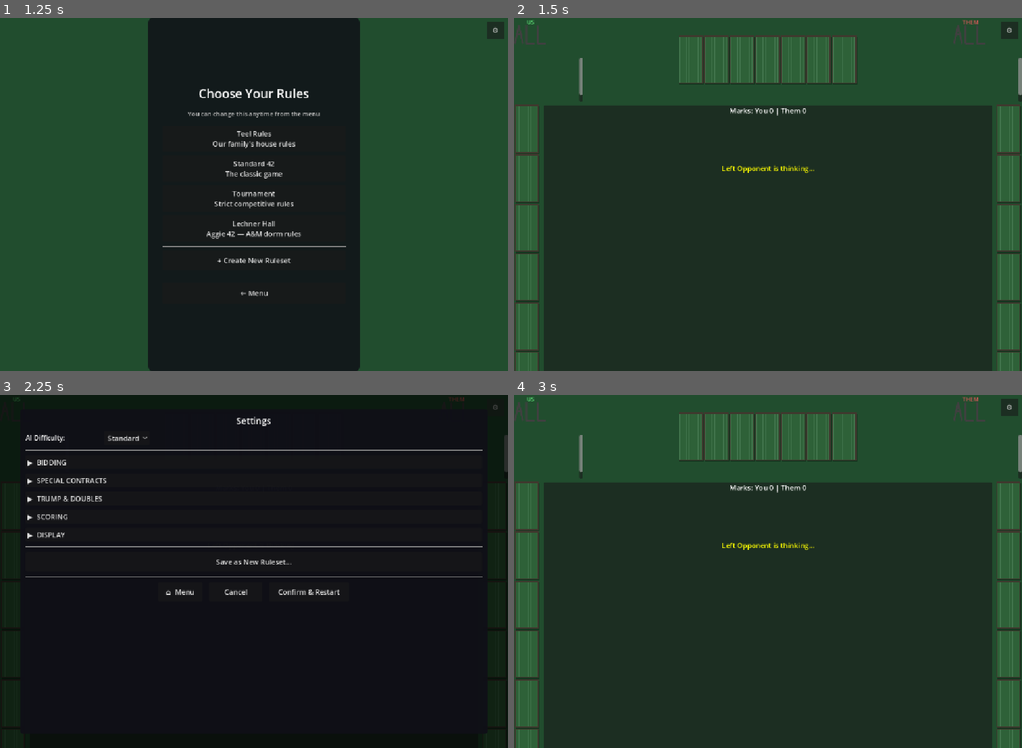
Above: before the commit, frames 1-4 (two rows, left to right).
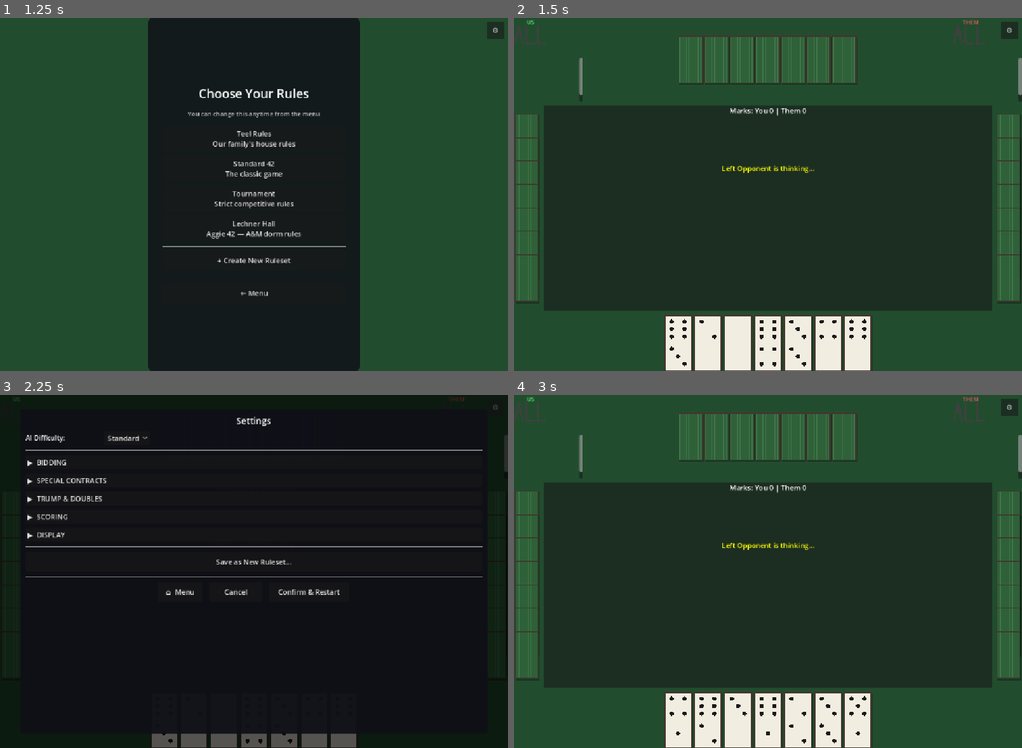
Above: after the commit, the same moments.

Repository: reddoor4123-glitch/42
Game: Godot game, scene res://control.tscn
Same seed, same stepped clock (60 frames per second), same inputs: the game is played once before the commit and once after it.
Inputs:
- Up to frame 1 (1.25 s): click "Play" at 0.5 s
- Up to frame 2 (1.5 s): click "Standard 42 The classic game" at 1.25 s
- Up to frame 3 (2.25 s): click "⚙" at 2 s
- Up to frame 4 (3 s): click "Confirm & Restart" at 2.75 s

Frame 1 is identical in both runs. In frame 2, 16% of the frame differs, in the area x 0-100%, y 24-100%; in frame 3, 1.4%; in frame 4, 16%.

Commit message:
Tune side opponent tile overlap: separation -55
Co-Authored-By: Claude Sonnet 4.6 <noreply@anthropic.com>

Diff:
--- a/game_table.gd
+++ b/game_table.gd
@@ -154,7 +154,7 @@
 	opponent_top_container = HBoxContainer.new()
 	opponent_top_container.alignment = BoxContainer.ALIGNMENT_CENTER
 	opponent_top_container.size_flags_horizontal = Control.SIZE_EXPAND_FILL
-	opponent_top_container.custom_minimum_size = Vector2(0, TILE_SMALL.y)
+	opponent_top_container.custom_minimum_size = Vector2(0, 80)
 	top_row.add_child(opponent_top_container)
 
 	# THEM side (team 1 = player 1 & 3)
@@ -389,6 +389,7 @@
 	opponent_left_container = VBoxContainer.new()
 	opponent_left_container.alignment = BoxContainer.ALIGNMENT_CENTER
 	opponent_left_container.custom_minimum_size = Vector2(60, 0)
+	opponent_left_container.add_theme_constant_override("separation", -55)
 	hbox_mid.add_child(opponent_left_container)
 
 	# Play area (center)
@@ -436,6 +437,7 @@
 	opponent_right_container = VBoxContainer.new()
 	opponent_right_container.alignment = BoxContainer.ALIGNMENT_CENTER
 	opponent_right_container.custom_minimum_size = Vector2(60, 0)
+	opponent_right_container.add_theme_constant_override("separation", -55)
 	hbox_mid.add_child(opponent_right_container)
 
 	# --- Trump panel lives inside the play area ---
